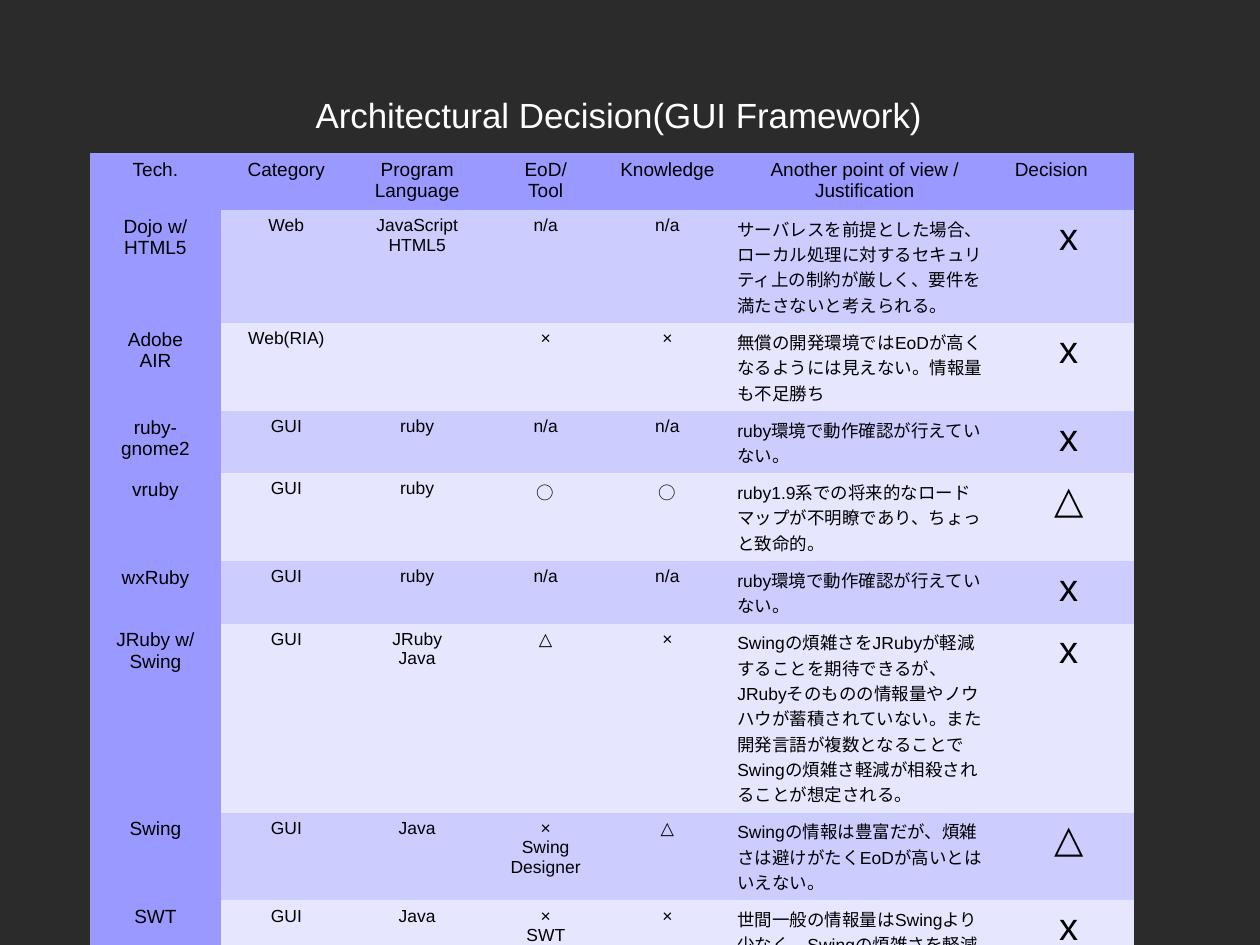
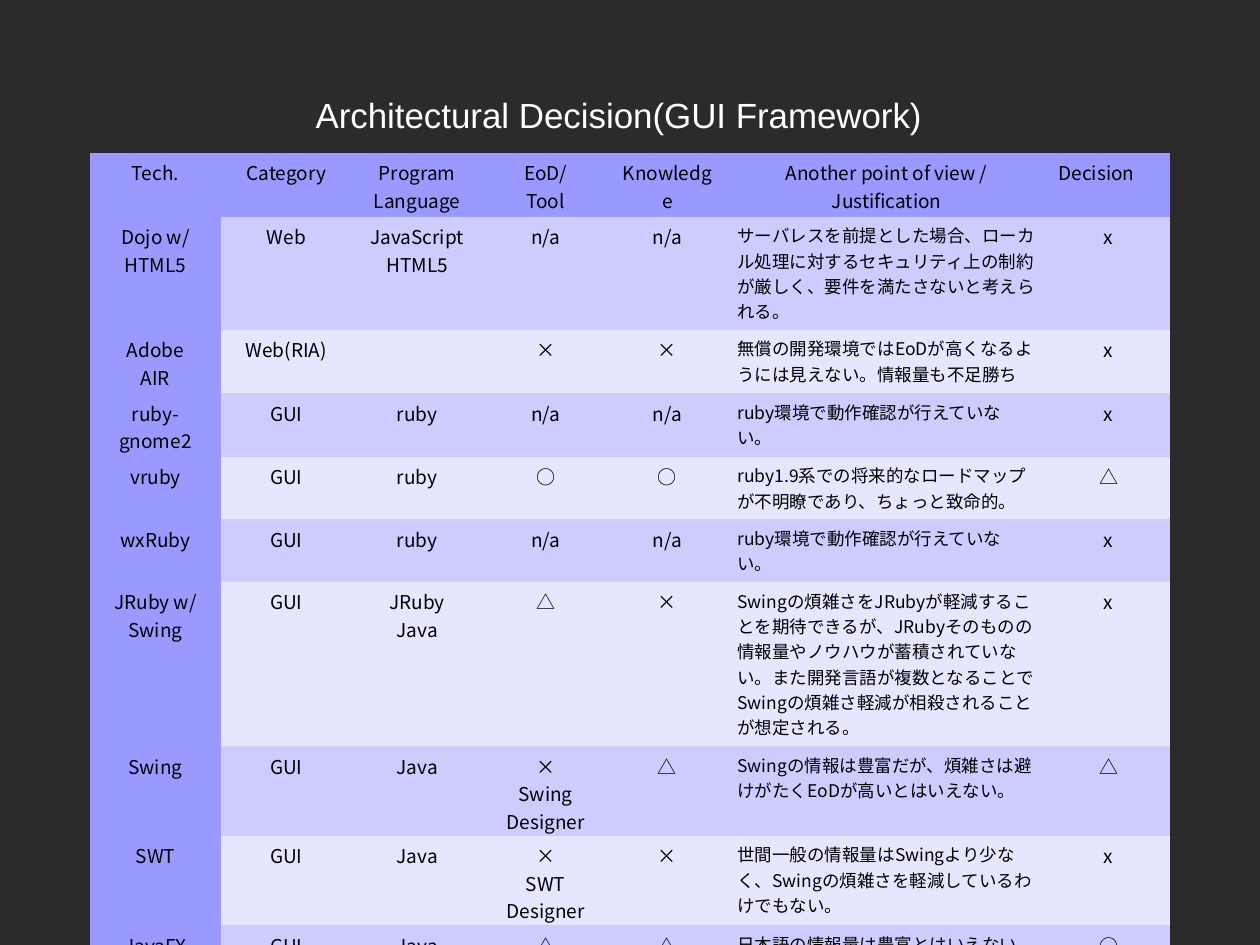
Before and after one commit to kazyury/MementoWeaver, a slide deck: slide 1 of MementoWeaver/DesignDocuments/MW-AD.odp. Drawn at 1260x945 pixels with LibreOffice and Linux fonts; fonts in the diff are those of the drawing; background and template pictures are left out; a plain dark background stands for a picture behind light text. Boxes give left, top, right and bottom in pixels: in the first picture for what was removed or moved away, otherwise in the second. Text is boxed around its words. In the diff, an @@ line names an element or a change of style, - is before the commit and + after.

```diff
--- a/MementoWeaver/DesignDocuments/MW-AD.odp
+++ b/MementoWeaver/DesignDocuments/MW-AD.odp
@@ table at [90, 153, 1172, 927] @@
@@ font Arial to Noto Sans CJK JP @@
@@ size 11 to 12 pt in "Web", "JavaScript", "HTML5", "n/a" and 36 more places @@
@@ size 24 to 12 pt in "x", "x", "x", "△" and 5 more places @@
@@ table: place and size @@
-table at [90, 153, 1137, 945]
+table at [90, 153, 1172, 927]
```
Also in this commit, not shown: 1 other slide changed, 2 other files.
